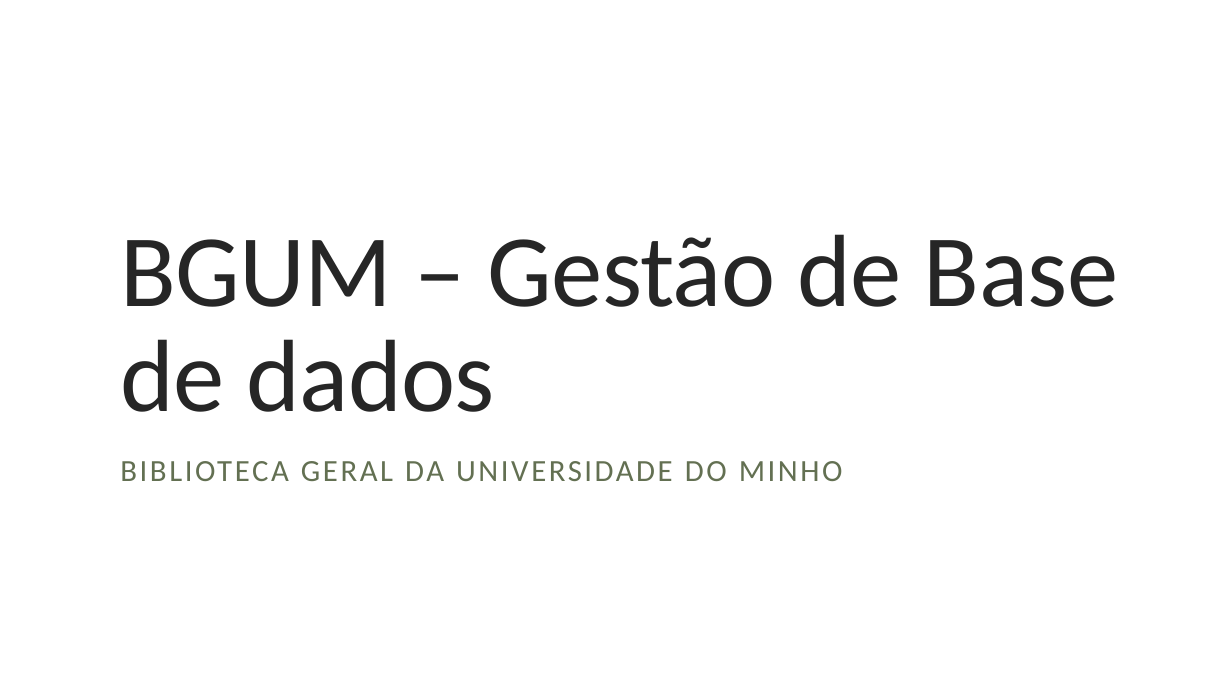
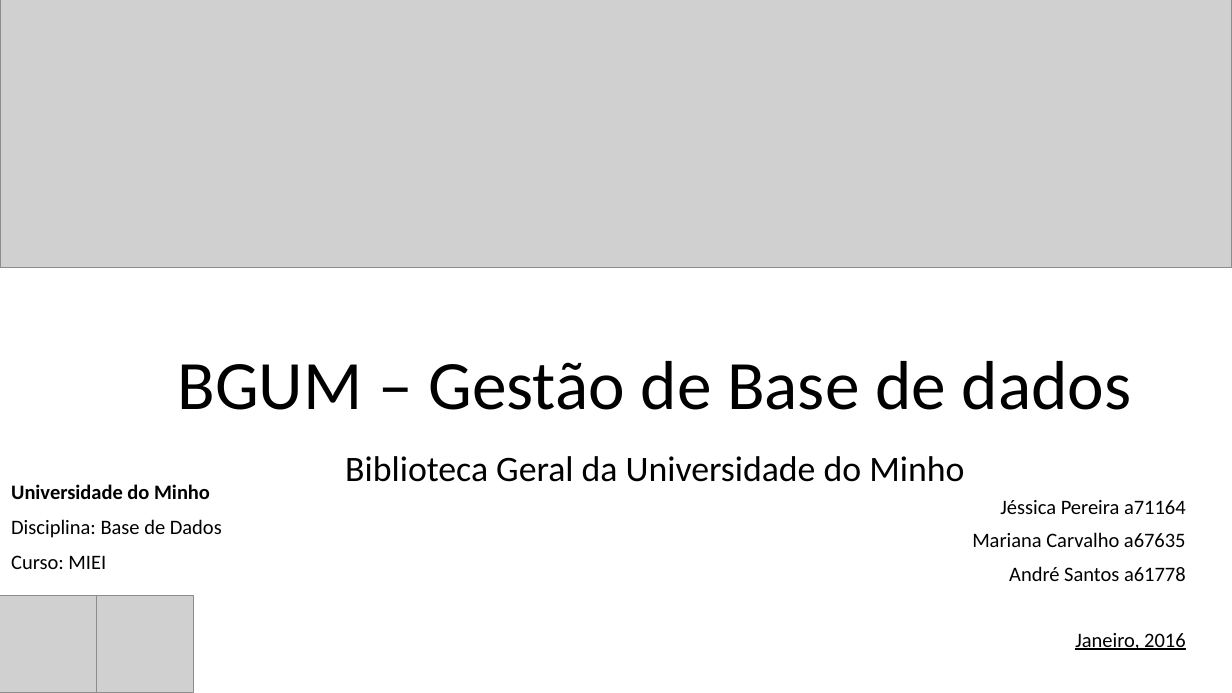
Before and after one commit to b-p3r/BD-1516, a slide deck: slide 1 of begininPP.pptx. Drawn at 1232x693 pixels with LibreOffice and Linux fonts; fonts in the diff are those of the drawing; grey boxes stand for pictures. Boxes give left, top, right and bottom in pixels: in the first picture for what was removed or moved away, otherwise in the second. Text is boxed around its words. In the diff, an @@ line names an element or a change of style, - is before the commit and + after.

```diff
--- a/begininPP.pptx
+++ b/begininPP.pptx
@@ picture added at bbox=[0, 0, 1232, 267] @@
@@ title at bbox=[178, 361, 1132, 482]: text changed; size 80 to 27.9 pt; text colour #262626 to #000000 @@
-BGUM – Gestão de Base de dados
+BGUM – Gestão de Base de dados
+Biblioteca Geral da Universidade do Minho
@@ subtitle at bbox=[11, 484, 222, 569]: text changed; size 24 to 16 pt; text colour #637052 to #000000 @@
-BIBLIOTECA GERAL DA UNIVERSIDADE DO MINHO
+Universidade do Minho
+Disciplina: Base de Dados
+Curso: MIEI
@@ text added at bbox=[972, 500, 1186, 650], 16 pt, text #000000 @@
+Jéssica Pereira a71164
+Mariana Carvalho a67635
+André Santos a61778
+Janeiro, 2016
@@ picture added at bbox=[0, 596, 96, 693] @@
@@ picture added at bbox=[96, 596, 193, 693] @@
```
Also in this commit, not shown: 9 other slides changed, 12 slides added, 2 slides removed.
